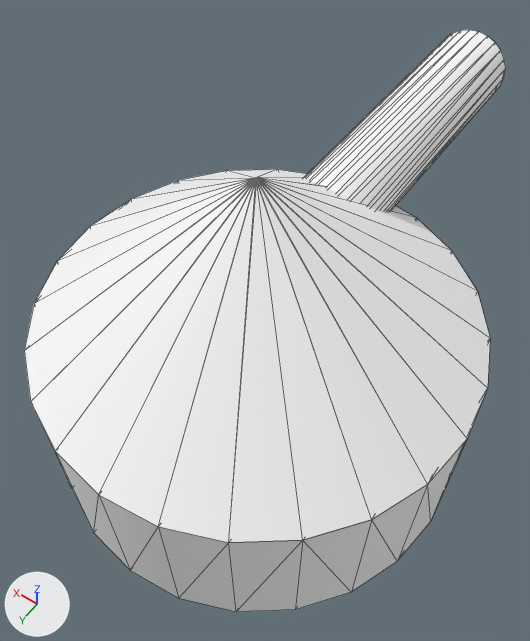
Two versions of the FBX model Assets/turret.fbx, one commit apart.
The view is the same before and after, from a camera (50 mm lens) standing at (-5.87, 7.96, 16.64) and looking at (0.32, -0.71, 3.01). The lights are fixed; the arrows at lower left show +X, +Y and +Z. Mesh edges are drawn as thin lines. Where no turn or scale is listed for an object, it has been applied to the vertices. Vertices at the same position are counted once.

The first picture shows 'cylinder_cone_1', 'cylinder_full_0', 'cylinder_hollow_2'.
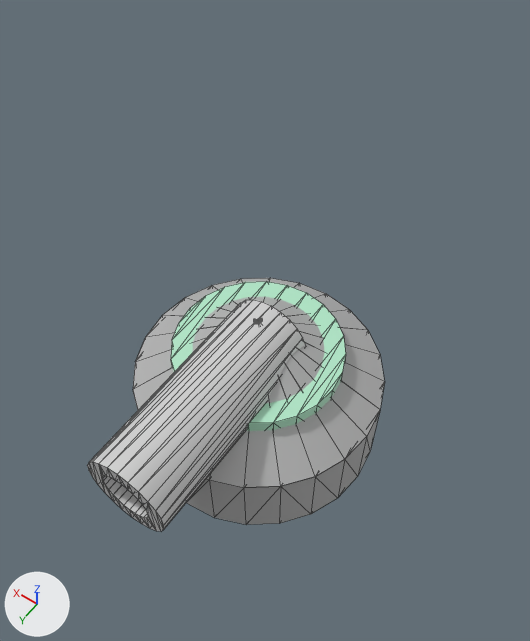
Where the change shows, as pixel boxes (x1, y1, x2, y2) in the pictures (530 x 641 px; the box of a moved part takes in the faces that stretch with it):
'cylinder_cone_1', recoloured, moved, rescaled (46% narrower, 44% shorter)
    before: (24, 169, 490, 542)
    after: (133, 278, 384, 487)
'cylinder_hollow_2', recoloured, moved, rescaled
    before: (305, 30, 506, 211)
    after: (87, 300, 306, 531)
'cylinder_full_0', recoloured, reshaped, moved, rescaled
    before: (33, 407, 467, 612)
    after: (171, 282, 346, 431)
'cylinder_full_4', added
    after: (186, 411, 380, 525)
part 1 of me_mesh, moved or reshaped
    before: (33, 407, 467, 612)
    after: (186, 411, 380, 525)

The edits, one by one:
Material '_defaultMat' (mat_defaultmat) changes colour from white #ffffff to grey #b2b2b2; in linear values from (1.0, 1.0, 1.0) to (0.444, 0.444, 0.444).
Material 'customMaterial1' (mat_custommaterial1) is new.
Its base color is (0.434, 0.787, 0.569) (green #b0e5c7).
Its roughness is 0.553.
Material 'customMaterial2' (mat_custommaterial2) is new.
Its base color is (0.619, 0.619, 0.619) (light grey #cecece).
Its roughness is 0.553.
me_mesh has 48 vertices, 92 faces and spans x -5.0..5.0, y 0.0..10.0, z -5.0..5.0.
me_mesh is used by ob_cylinder_full_0; parent ob_workbench; location (0.0, 0.0, 0.0); scale (1.0, 0.4, 1.0).
me_mesh part 1: the whole mesh is multiplied about the mesh origin by the matrix ((0.6, 0.0, 0.0), (0.0, 0.0, -0.6), (0.0, 0.2, 0.0)).
me_mesh_002 has 96 vertices, 192 faces and spans x -5.0..5.0, y 0.0..10.0, z -5.0..5.0.
me_mesh_002 no longer uses material mat_defaultmat (white #ffffff).
me_mesh_002 now uses material mat_custommaterial2 (light grey #cecece).
Mesh me_mesh_002_1 is new.
It is a 24-sided cylinder along y spanning x -5.0..5.0, y 0.0..10.0, z -5.0..5.0.
It uses material mat_custommaterial1 (green #b0e5c7).
Object 'cylinder_full_0' (ob_cylinder_full_0) now shows me_mesh_002_1 instead of me_mesh.
Object 'cylinder_full_0' (ob_cylinder_full_0) moves from (0.0, 0.0, 0.0) to (0.0, 2.0, 0.0).
Object 'cylinder_full_0' (ob_cylinder_full_0) is rescaled from (1.0, 0.4, 1.0) to (0.4, 0.1, 0.4).
Object 'cylinder_cone_1' (ob_cylinder_cone_1) moves from (0.0, 4.0, 0.0) to (0.0, 2.0, 0.0).
Object 'cylinder_cone_1' (ob_cylinder_cone_1) is rescaled from (1.0, 0.4, 1.0) to (0.6, 0.2, 0.6).
Object 'cylinder_hollow_2' (ob_cylinder_hollow_2) moves from (0.0, 5.0, 0.0) to (0.0, 3.0, -4.5).
Object 'cylinder_hollow_2' (ob_cylinder_hollow_2) is rescaled from (0.2, 1.0, 0.2) to (0.2, 0.5, 0.2).
Object 'cylinder_full_4' (ob_cylinder_full_4) is new; it shows me_mesh.
Its location is (0.0, 0.0, 0.0).
